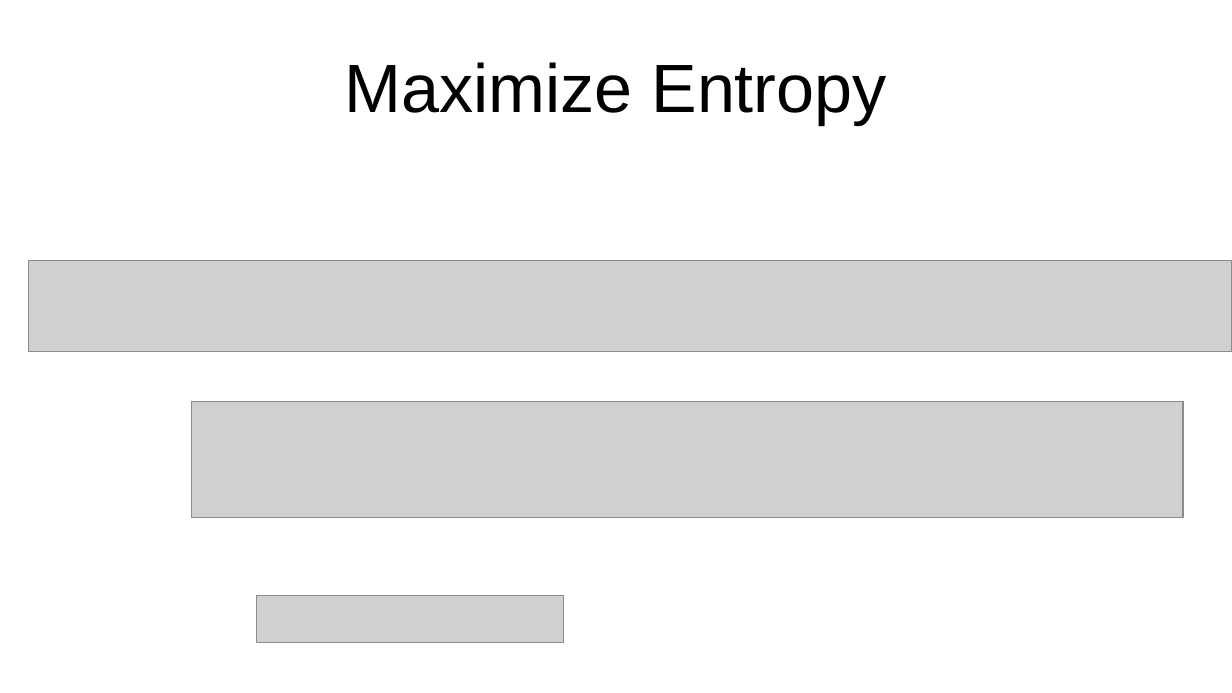
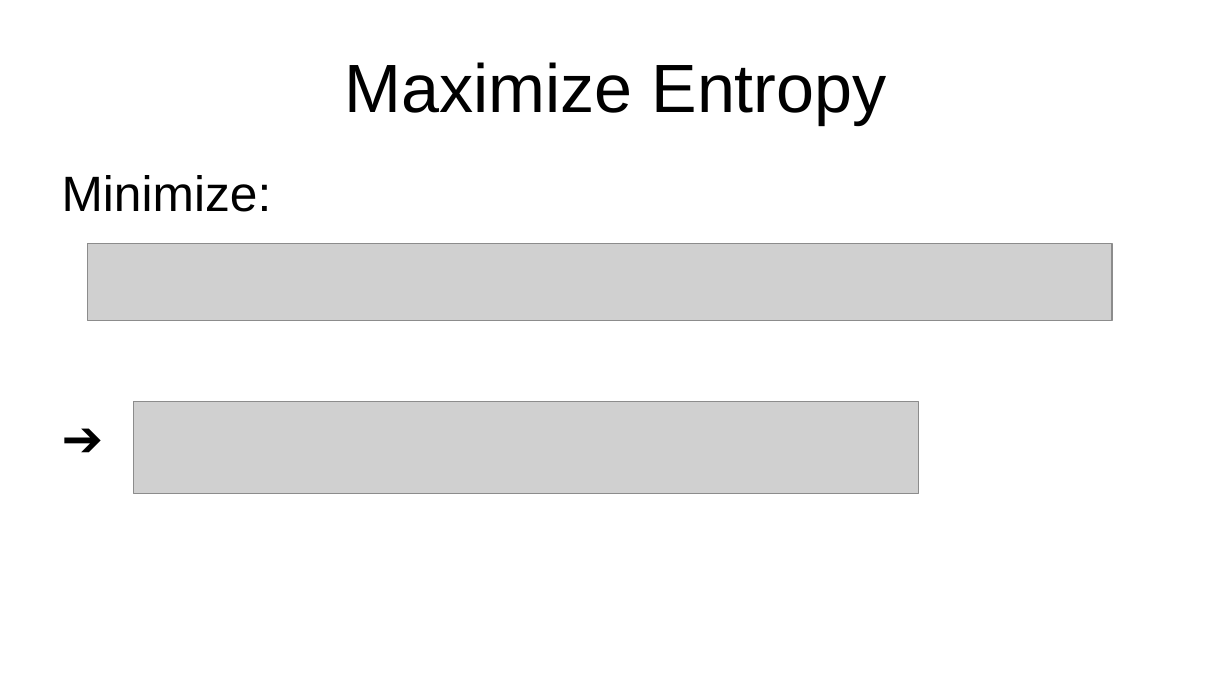
Before and after one commit to Xmann02/Boltzmann, a slide deck: slide 6 of Presentation.odp (slide 5 before the commit). Drawn at 1232x693 pixels with LibreOffice and Linux fonts; fonts in the diff are those of the drawing; grey boxes stand for pictures; background and template pictures are left out. Boxes give left, top, right and bottom in pixels: in the first picture for what was removed or moved away, otherwise in the second. Text is boxed around its words. In the diff, an @@ line names an element or a change of style, - is before the commit and + after.

```diff
--- a/Presentation.odp
+++ b/Presentation.odp
@@ text added at [62,175,272,212], 32 pt, text #000000 @@
+Minimize:
+➔
@@ picture: place and size @@
-picture at [28,260,1232,352]
+picture at [87,244,1112,321]
@@ picture: place and size @@
-picture at [192,402,1184,518]
+picture at [133,402,919,494]
@@ picture removed at [257,596,563,643] @@
```
Also in this commit, not shown: 6 other slides changed, 8 slides added, 6 slides removed.
